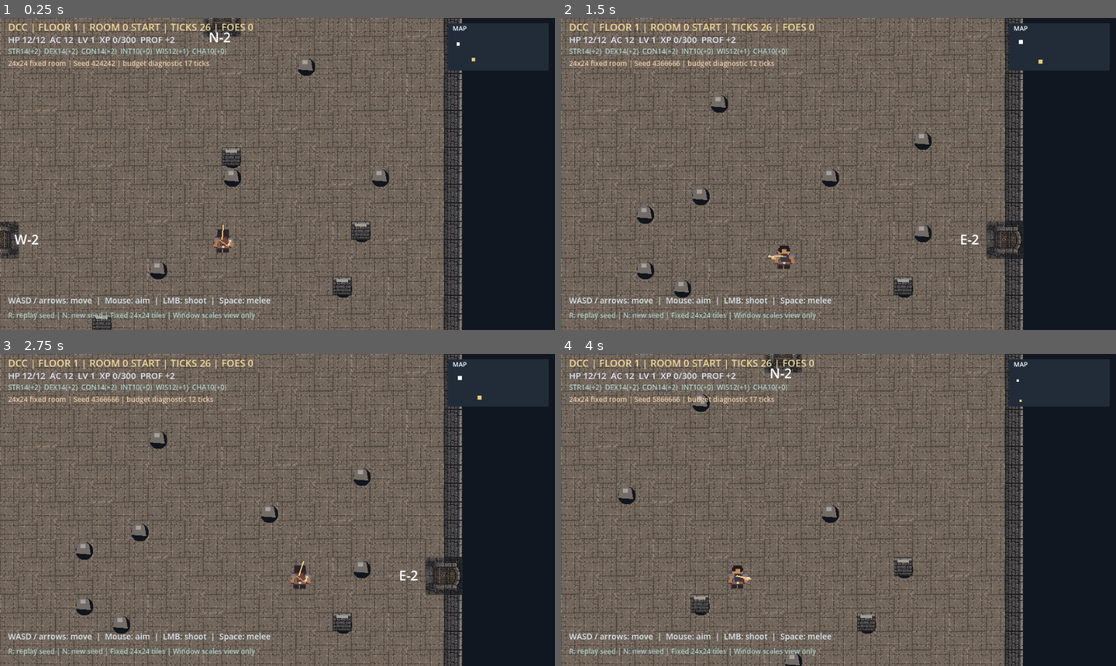
Above: before the commit, frames 1-4 (two rows, left to right).
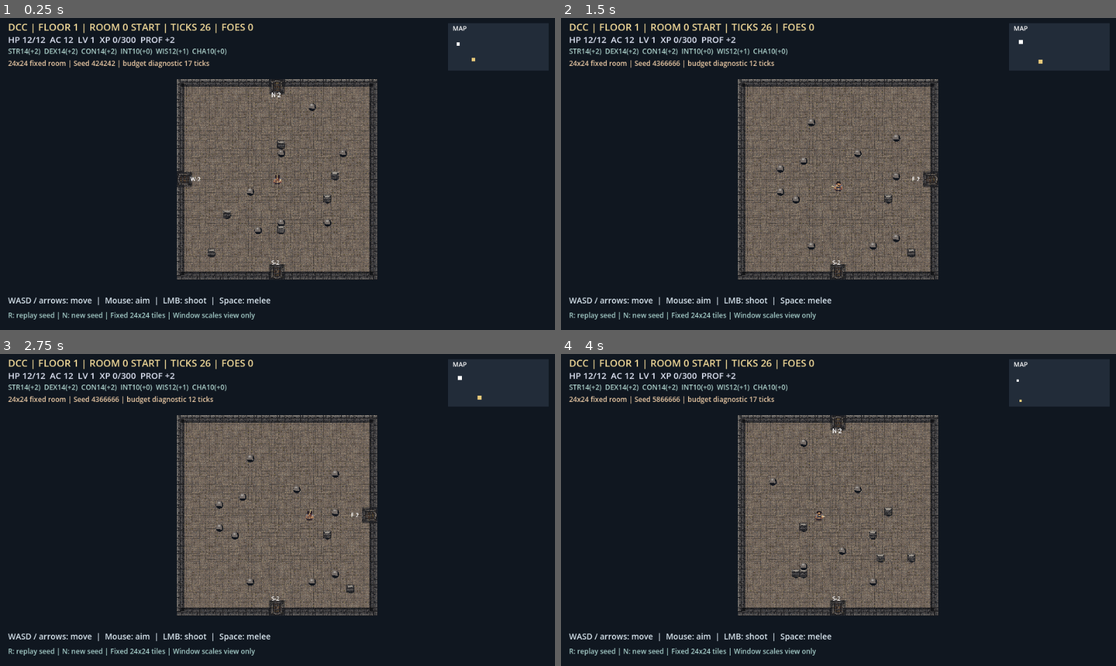
Above: after the commit, the same moments.

Repository: DrFlGd/DCC-Game
Game: Godot game, scene res://scenes/Main.tscn
Same seed, same stepped clock (60 frames per second), same inputs: the game is played once before the commit and once after it.
Inputs (mouse positions are in pixels of both pictures, inside the frame that each line leads up to):
- Up to frame 1 (0.25 s): no input
- Up to frame 2 (1.5 s): tap Enter at 0.5 s; move the mouse to (960, 158) at 0.52 s; hold D 0.53-1.28 s; tap R at 0.6 s; click (960, 158) at 0.67 s; tap Space at 0.77 s; move the mouse to (727, 189) at 1.27 s; hold S from 1.28 s (still down); tap N at 1.35 s
- Up to frame 3 (2.75 s): tap Space at 1.52 s; move the mouse to (333, 441) at 2.02 s; release S at 2.03 s; hold D from 2.03 s (still down); tap R at 2.1 s
- Up to frame 4 (4 s): move the mouse to (810, 572) at 2.77 s; release D at 2.78 s; hold W 2.78-3.53 s; tap N at 2.85 s; click (810, 572) at 2.92 s; tap Space at 3.02, 3.77 s; move the mouse to (1005, 556) at 3.52 s; hold A from 3.53 s (still down); tap R at 3.6 s

The runs differ from the first frame. In frame 1, 68% of the frame differs, in the area x 0-84%, y 0-100%; in frame 2, 67%; in frame 3, 67%; in frame 4, 67%.

Commit message:
fix(render): compose room scale when drawing rotated tiles and doors

Diff:
--- a/game/scripts/main.gd
+++ b/game/scripts/main.gd
@@ -524,9 +524,12 @@
 
 func _crypt_piece(region: Rect2, center: Vector2, size: Vector2,
         rotation: float = 0.0, modulation: Color = Color.WHITE) -> void:
-    draw_set_transform(center, rotation, Vector2.ONE)
+    # Draw transforms are absolute; compose the room's screen transform here.
+    var offset: Vector2 = layout["offset"]
+    var scale: float = float(layout["scale"])
+    draw_set_transform(offset + center * scale, rotation, Vector2.ONE * scale)
     draw_texture_rect_region(CRYPT, Rect2(-size * 0.5, size), region, modulation)
-    draw_set_transform(Vector2.ZERO, 0.0, Vector2.ONE)
+    draw_set_transform(offset, 0.0, Vector2.ONE * scale)
 
 
 func _draw_facing_sprite(sheet: Texture2D, center: Vector2, size: Vector2, facing: int) -> void:
